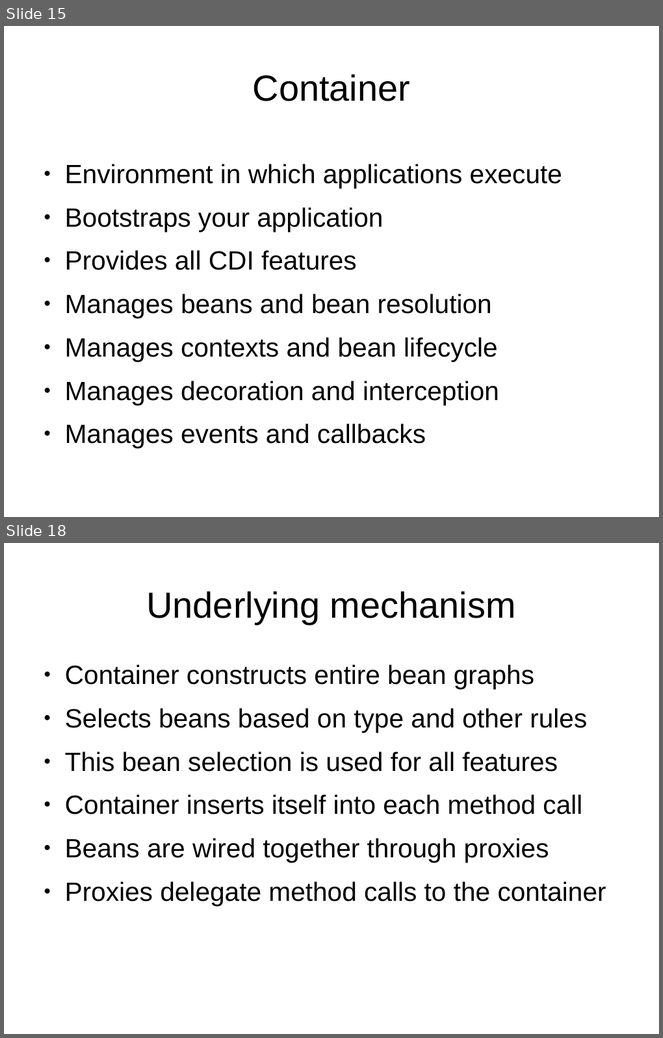
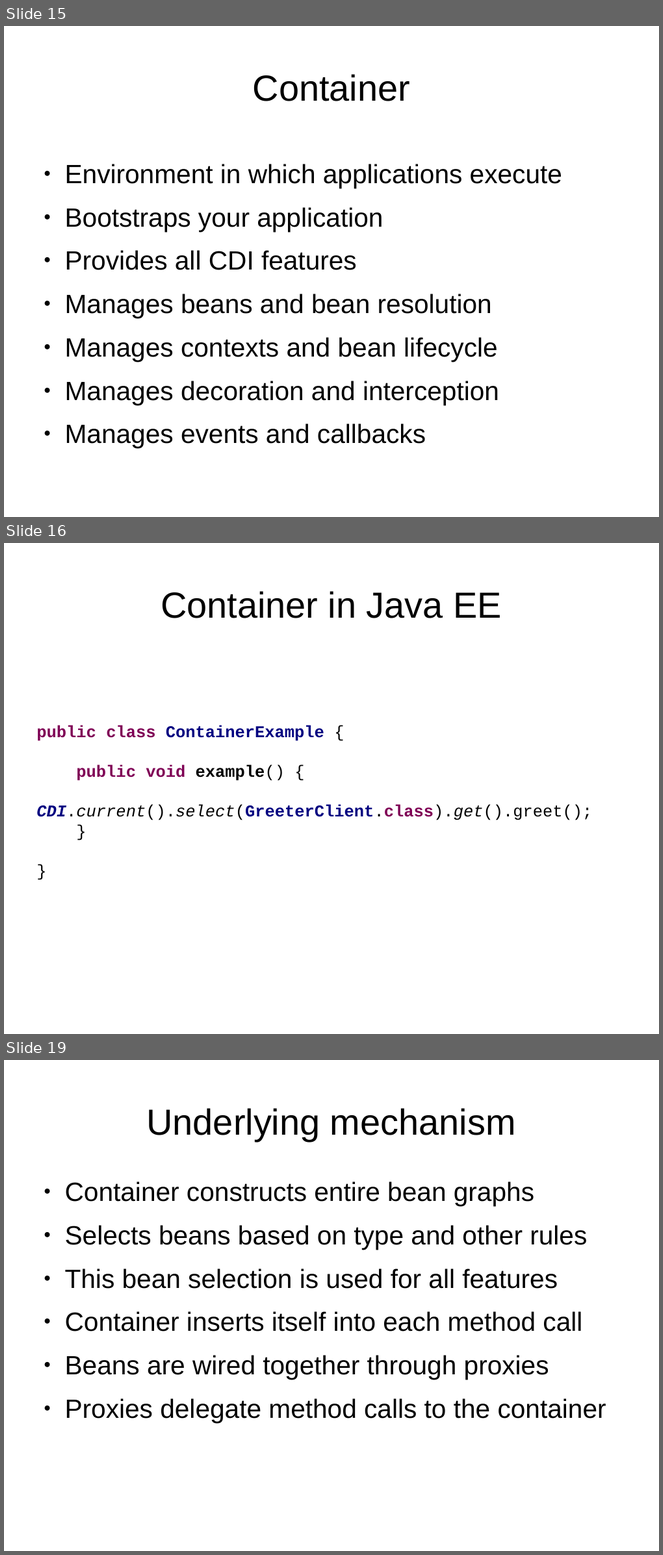
Before and after one commit to FrigoCoder/CDI, a slide deck: CDI.odp. Shown one above the other, each under a label of ours: slides 15 and 18 before the commit, slides 15, 16 and 19 after it; the slides between them are not shown. The pictures are 663x1038 and 663x1555 pixels, drawn with LibreOffice and Linux fonts; fonts in the diff are those of the drawing. Boxes give left, top, right and bottom in pixels: in the first picture for what was removed or moved away, otherwise in the second. Text is boxed around its words. In the diff, an @@ line names an element or a change of style, - is before the commit and + after.

```diff
--- a/CDI.odp
+++ b/CDI.odp
@@ slide 16 added at box(4, 543, 659, 1034), background #FFFFFF @@
@@ title added at box(161, 591, 501, 618), 44 pt, text #000000 @@
+Container in Java EE
@@ text added at box(36, 725, 592, 821), 20 pt, text #000000, bold @@
+public class ContainerExample {
+public void example() {
+CDI.current().select(GreeterClient.class).get().greet();
+}
+}
@@ what was slide 18 is now slide 19 @@
```
Also in this commit, not shown: 2 slides changed, 2 other slides added.
